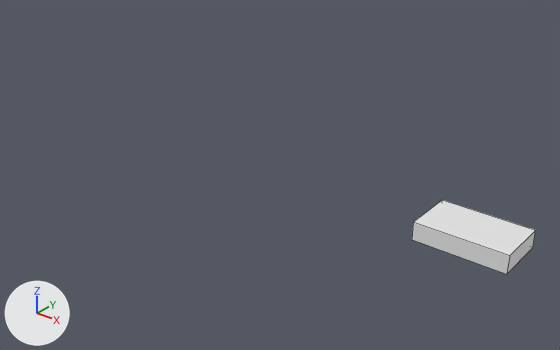
Before and after pictures for a commit that changed the OBJ model models/pit.obj.
Camera for both pictures: a 50 mm camera at (209.0, 390.0, 134.0) aimed at (20.0, 627.0, -13.0). Arrows for +X, +Y and +Z are at lower left; the lights stay in place. The older version comes first. Mesh edges are drawn as thin lines. Where no turn or scale is listed for an object, it has been applied to the vertices. Vertices at exactly the same position are counted once.

The older version as bpy lines, for what is in view:
```python
me_pit = bpy.data.meshes.new('pit')
me_pit.from_pydata(...)  # a box spanning x 96.4..132.2, y 606.4..628.0, z -7.0..0.1
ob_pit = bpy.data.objects.new('pit', me_pit)
ob_pit.location = (0.0, 0.0, 0.0)
```
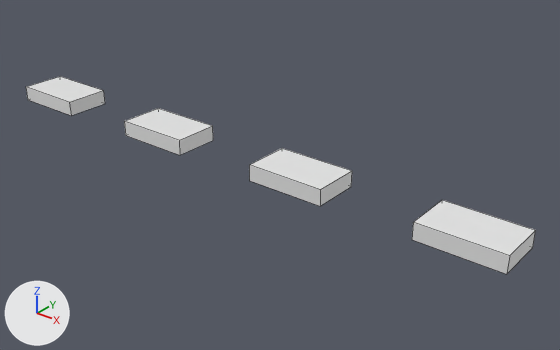
Boxes (x1, y1, x2, y2) around the edits, measured in the pictures (560 x 350 px):
'pit', reshaped (309% wider, 164% taller): before (412, 200, 536, 274); after (26, 77, 536, 274)
part 1 of me_pit, added: after (249, 148, 352, 206)
part 2 of me_pit, added: after (124, 108, 213, 155)
part 3 of me_pit, added: after (26, 77, 105, 115)

What changed in the scene script:
```text
Change me_pit:
    used by ob_pit; location = (0.0, 0.0, 0.0)
    remove me_pit.from_pydata(...)  # 8 vertices, 6 faces; spans x 96.4..132.2, y 606.4..628.0, z -7.0..0.1
    add me_pit.from_pydata(...)  # 32 vertices, 24 faces; spans x -132.2..132.2, y 606.4..628.0, z -7.0..0.1
    me_pit part 1: a new loose piece, a box spanning x 20.2..56.0, y 606.4..628.0, z -7.0..0.1
    me_pit part 2: a new loose piece, a box spanning x -56.0..-20.2, y 606.4..628.0, z -7.0..0.1
    me_pit part 3: a new loose piece, a box spanning x -132.2..-96.4, y 606.4..628.0, z -7.0..0.1
```
